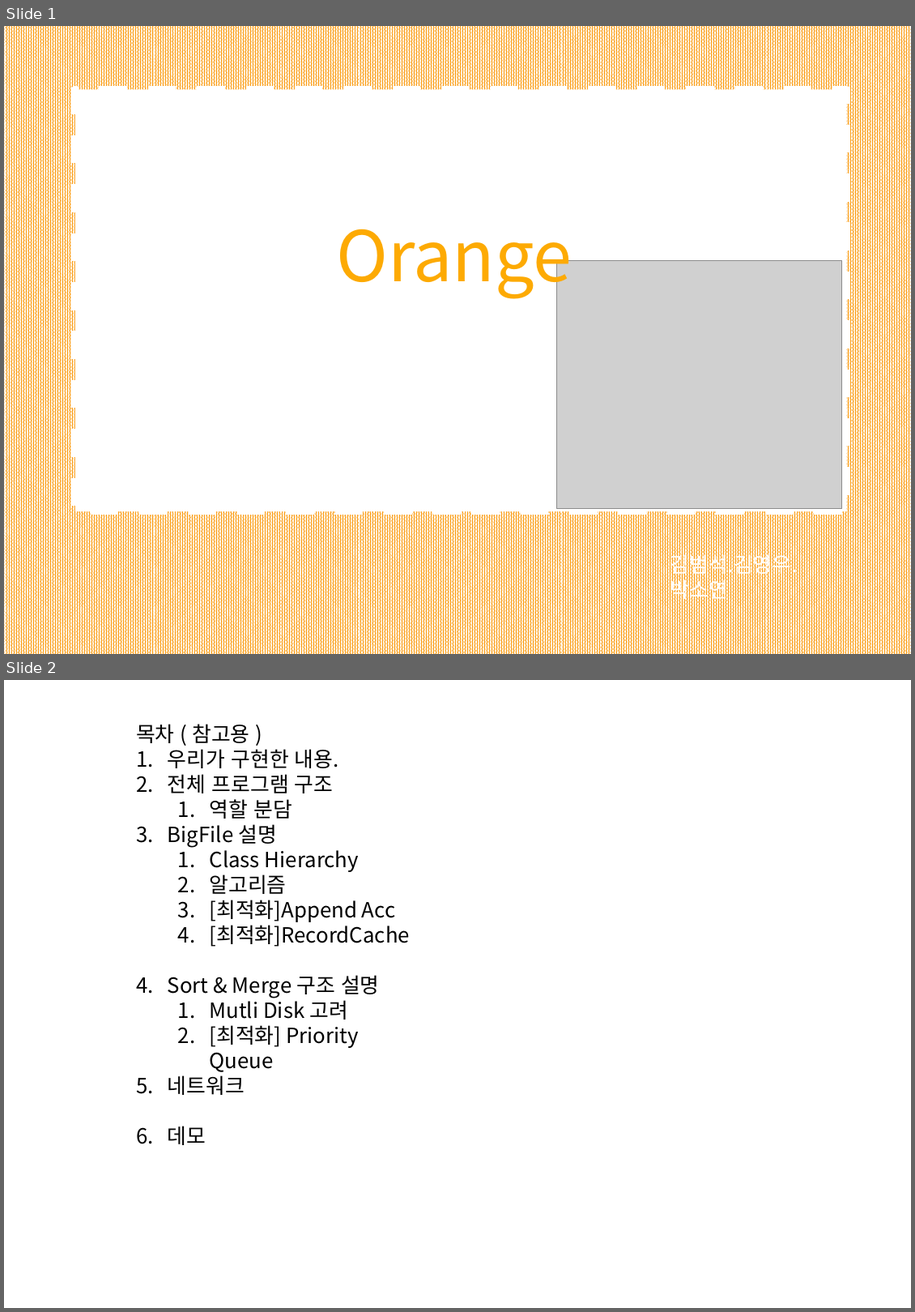
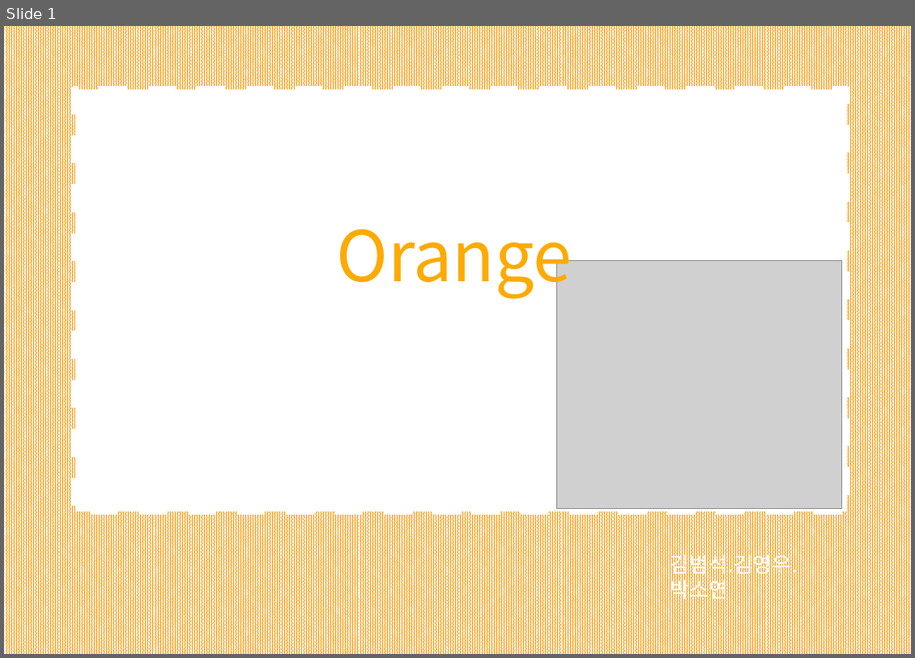
Before and after one commit to clover3/orange, a slide deck: Document/orange_progress.pptx. Shown one above the other, each under a label of ours: slides 1 and 2 before the commit, slide 1 after it. The pictures are 915x1312 and 915x658 pixels, drawn with LibreOffice and Linux fonts; fonts in the diff are those of the drawing; grey boxes stand for pictures. Boxes give left, top, right and bottom in pixels: in the first picture for what was removed or moved away, otherwise in the second. Text is boxed around its words. In the diff, an @@ line names an element or a change of style, - is before the commit and + after.

```diff
--- a/Document/orange_progress.pptx
+++ b/Document/orange_progress.pptx
@@ slide 2 removed at box(4, 680, 911, 1308), background #FFFFFF @@
@@ text removed at box(136, 724, 410, 1145) @@
-목차 ( 참고용 )
-1. 우리가 구현한 내용.
-2. 전체 프로그램 구조
-  1. 역할 분담
-3. BigFile 설명
-  1. Class Hierarchy
-  2. 알고리즘
-  3. [최적화]Append Acc
-  4. [최적화]RecordCache
-4. Sort & Merge 구조 설명
-  1. Mutli Disk 고려
-  2. [최적화] Priority Queue
-5. 네트워크
-6. 데모
```
Also in this commit, not shown: 5 slides changed, 2 slides added, 2 other slides removed.
